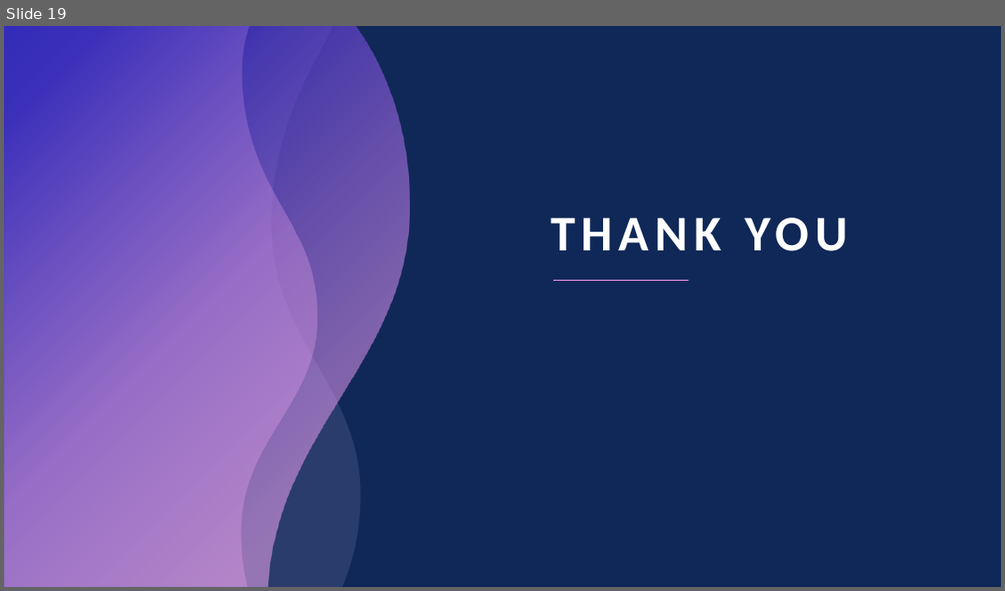
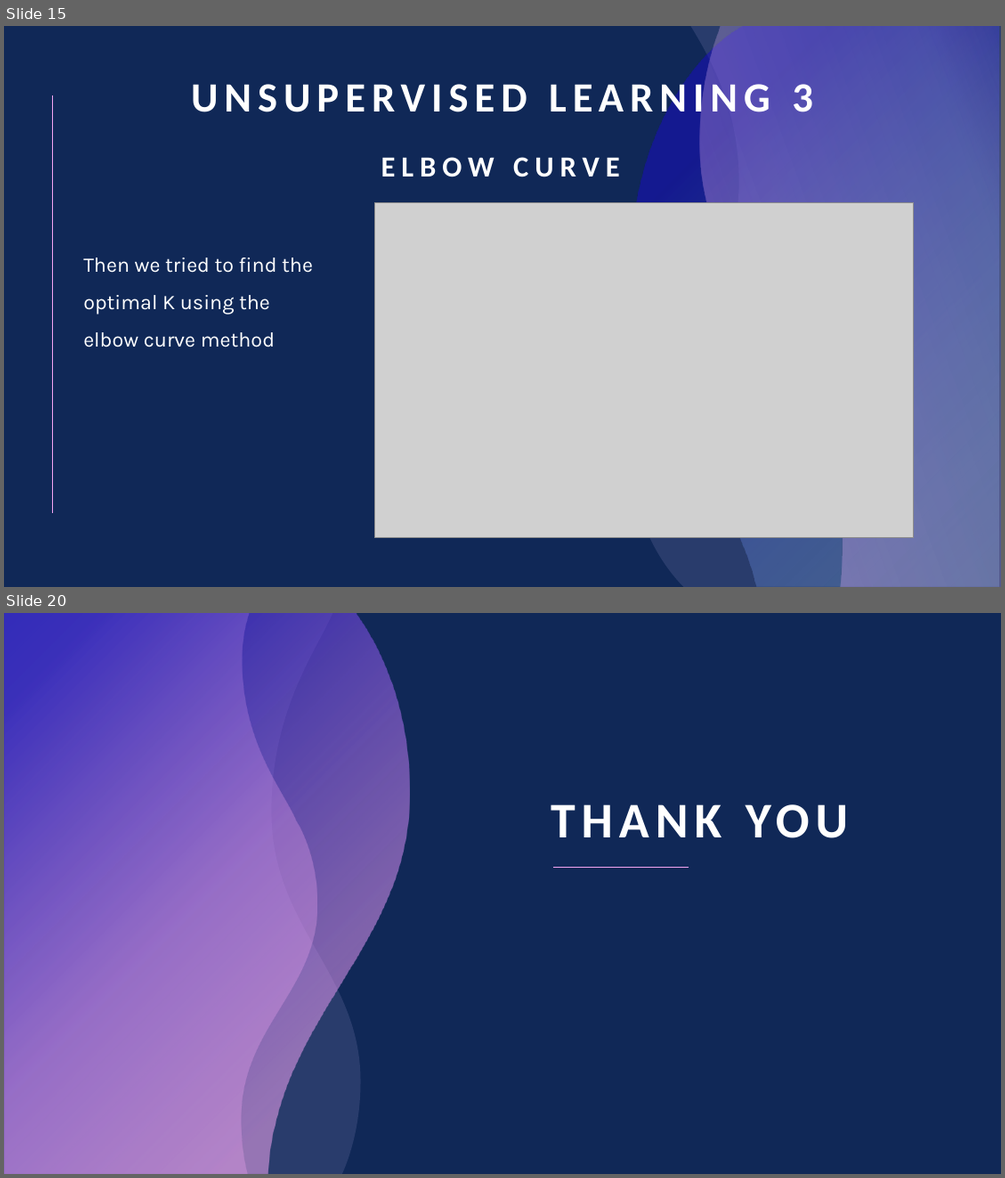
Before and after one commit to liuYousefKahwaji/CSCI441Project, a slide deck: CSCI441 Project Presentation.pptx. Shown one above the other, each under a label of ours: slide 19 before the commit, slides 15 and 20 after it; the slides between them are not shown. The pictures are 1005x591 and 1005x1178 pixels, drawn with LibreOffice and Linux fonts; fonts in the diff are those of the drawing; grey boxes stand for pictures. Boxes give left, top, right and bottom in pixels: in the first picture for what was removed or moved away, otherwise in the second. Text is boxed around its words. In the diff, an @@ line names an element or a change of style, - is before the commit and + after.

```diff
--- a/CSCI441 Project Presentation.pptx
+++ b/CSCI441 Project Presentation.pptx
@@ slide 15 added at box(4, 26, 1001, 587), background #102857 @@
@@ freeform shape added at box(631, 26, 1001, 587), fill #C3B9F2 at 14% opacity @@
@@ freeform shape added at box(631, 26, 999, 587), fill gradient #92CDF0 to #180DC2 @@
@@ freeform shape added at box(699, 26, 1001, 587), fill gradient #F6A6F4 to #C3B9F2 @@
@@ text added at box(191, 77, 813, 122), 40 pt, text #FFFFFF, bold @@
+UNSUPERVISED LEARNING 3
@@ line added from (53, 95) to (53, 514), #F6A6F4 0.5 pt @@
@@ text added at box(381, 157, 620, 177), 28 pt, text #FFFFFF, bold @@
+ELBOW CURVE
@@ picture added at box(374, 202, 914, 538) @@
@@ text added at box(83, 257, 313, 347), 20 pt, text #FFFFFF @@
+Then we tried to find the optimal K using the elbow curve method
@@ what was slide 19 is now slide 20 @@
```
Also in this commit, not shown: 2 slides changed, 6 other slides added, 6 slides removed.
